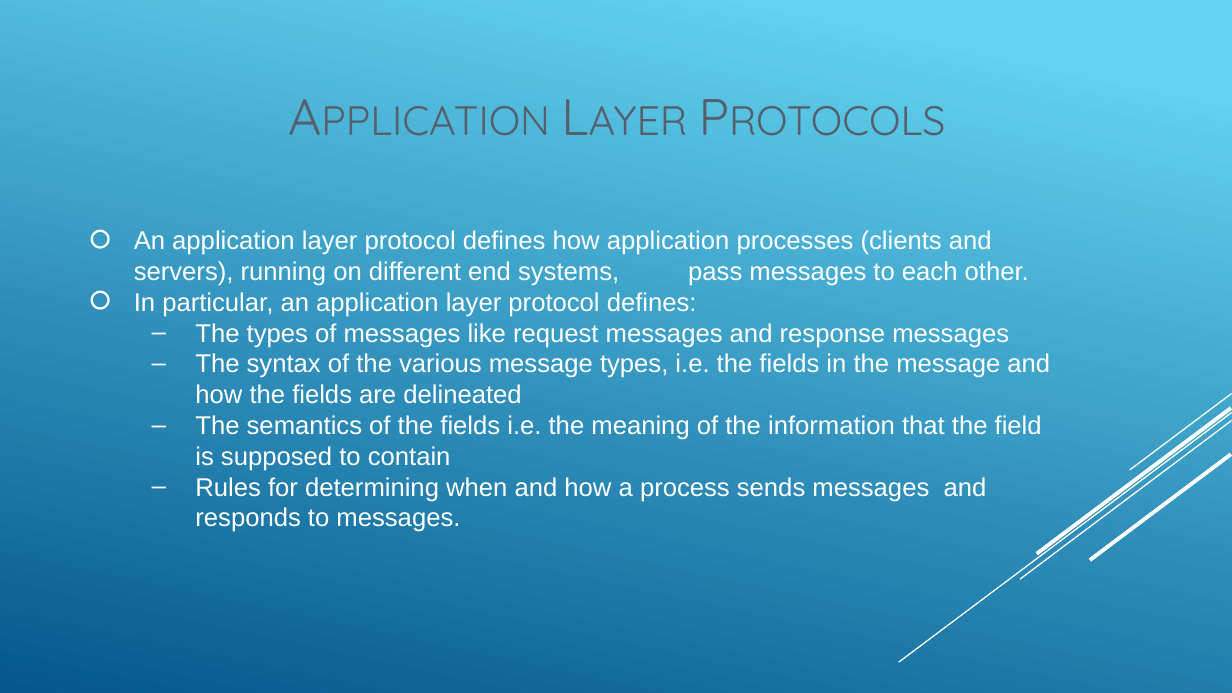
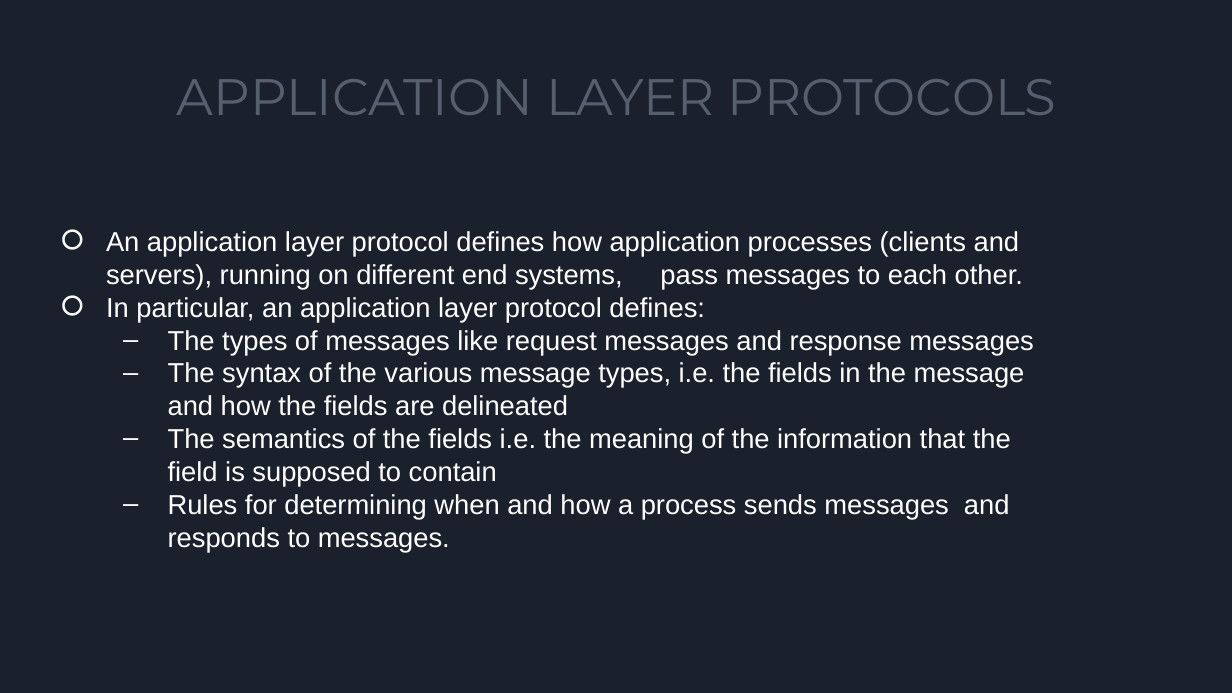
Before and after one commit to snehaljha/mini-project, a slide deck: slide 4 of EC 1307- Data communication and networking/Data_Com.pptx (slide 3 before the commit). Drawn at 1232x693 pixels with LibreOffice and Linux fonts; fonts in the diff are those of the drawing. Boxes give left, top, right and bottom in pixels: in the first picture for what was removed or moved away, otherwise in the second. Text is boxed around its words. In the diff, an @@ line names an element or a change of style, - is before the commit and + after.

```diff
--- a/EC 1307- Data communication and networking/Data_Com.pptx
+++ b/EC 1307- Data communication and networking/Data_Com.pptx
@@ background gradient #62D2EF to #05578D to #1B212C @@
@@ title added at [177, 79, 1057, 115], 30 pt, text #565F6C @@
+APPLICATION LAYER PROTOCOLS
@@ text "An application layer protocol defines ...": place and size @@
-text "An application layer protocol defines ..." at [134, 230, 1050, 532]
+text "An application layer protocol defines ..." at [106, 231, 1033, 552]
@@ text "An application layer protocol defines ..." at [106, 231, 1033, 552]: size 15 to 16 pt; indent changed @@
@@ title removed at [172, 230, 358, 255] @@
-APPLICATION LAYER PROTOCOLS
@@ group removed at [899, 393, 1232, 663]: 5 lines @@
```
Also in this commit, not shown: 37 other slides changed, 11 slides added, 25 slides removed.
